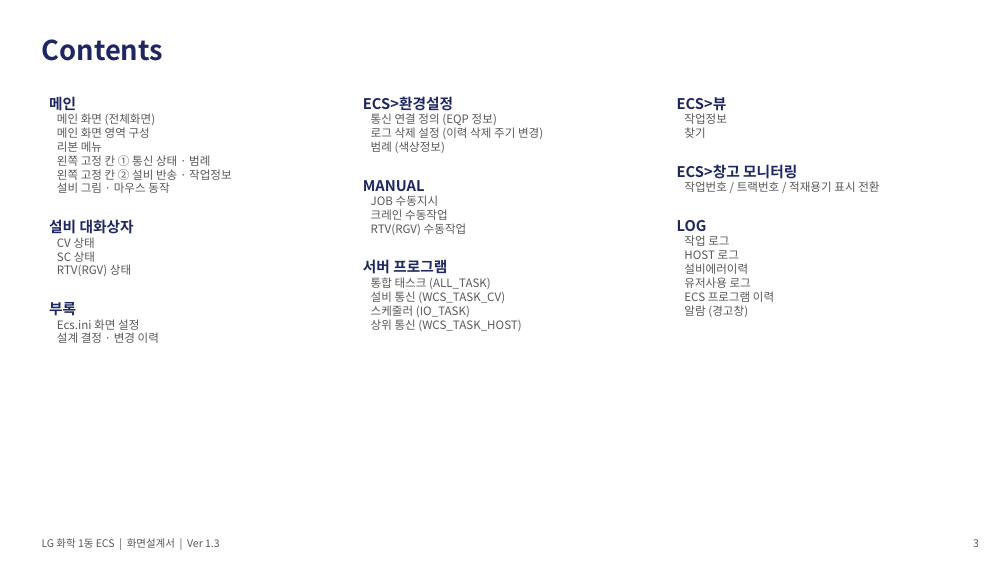
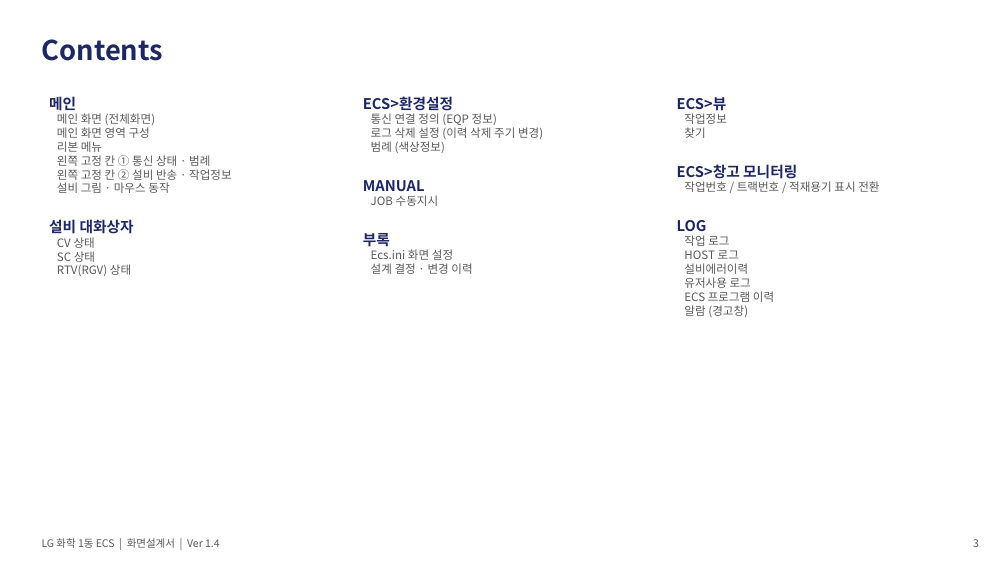
Before and after one commit to yeorijby-coder/LGLS_ALL, a slide deck: slide 3 of docs/산출물_20260927/06_ECS_화면설계서.pptx. Drawn at 1008x567 pixels with LibreOffice and Linux fonts; fonts in the diff are those of the drawing. Boxes give left, top, right and bottom in pixels: in the first picture for what was removed or moved away, otherwise in the second. Text is boxed around its words. In the diff, an @@ line names an element or a change of style, - is before the commit and + after.

```diff
--- a/docs/산출물_20260927/06_ECS_화면설계서.pptx
+++ b/docs/산출물_20260927/06_ECS_화면설계서.pptx
@@ text at box(363, 233, 472, 274): text changed @@
-크레인 수동작업
-RTV(RGV) 수동작업
-서버 프로그램
-통합 태스크 (ALL_TASK)
-설비 통신 (WCS_TASK_CV)
-스케줄러 (IO_TASK)
-상위 통신 (WCS_TASK_HOST)
+부록
+Ecs.ini 화면 설정
+설계 결정 · 변경 이력
@@ text at box(49, 302, 159, 343): paragraphs removed @@
-부록
-Ecs.ini 화면 설정
-설계 결정 · 변경 이력
@@ text at box(42, 538, 220, 548): text changed @@
-LG 화학 1동 ECS | 화면설계서 | Ver 1.3
+LG 화학 1동 ECS | 화면설계서 | Ver 1.4
```
Also in this commit, not shown: 26 other slides changed, 6 slides removed, 31 other files.
